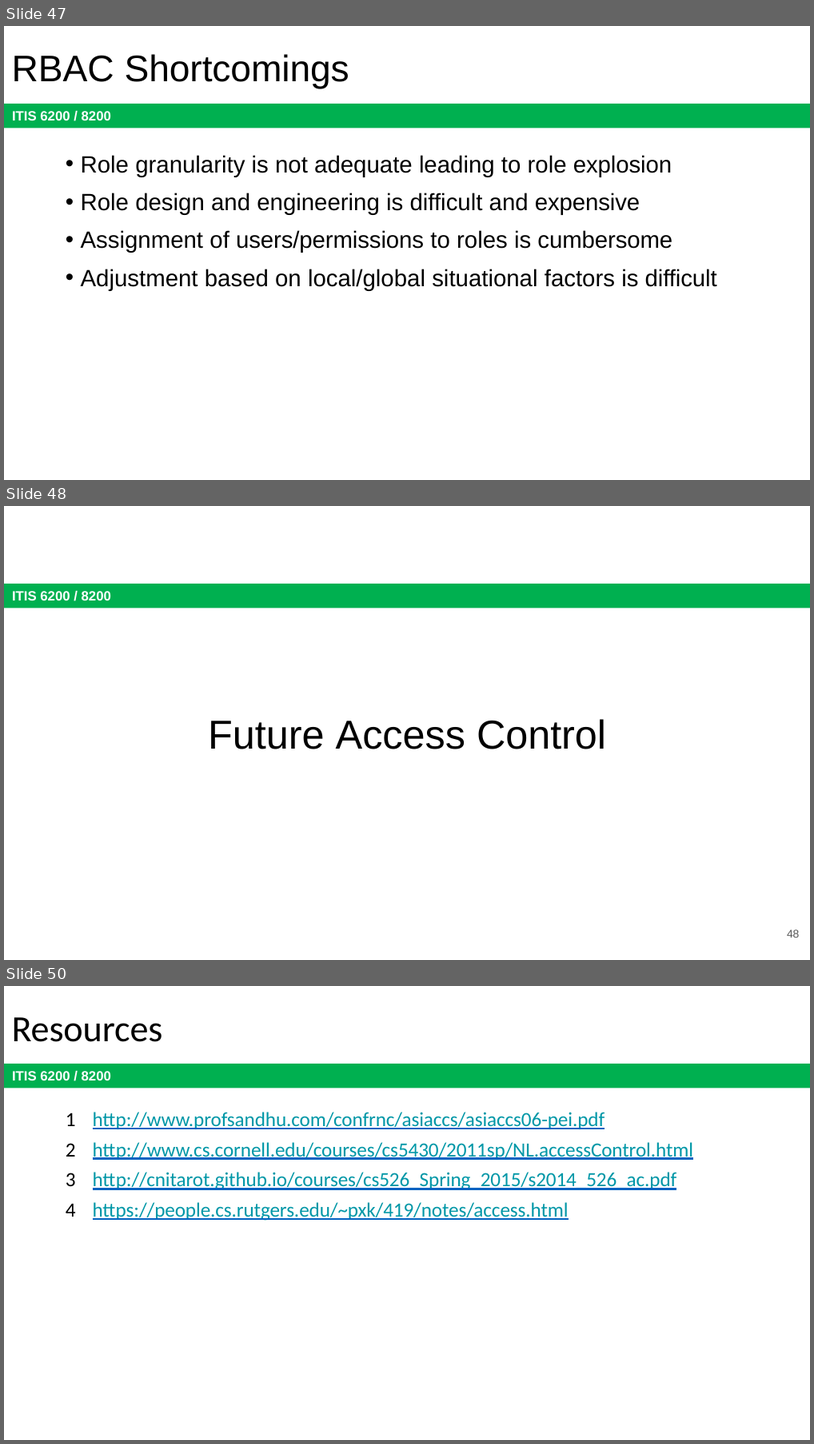
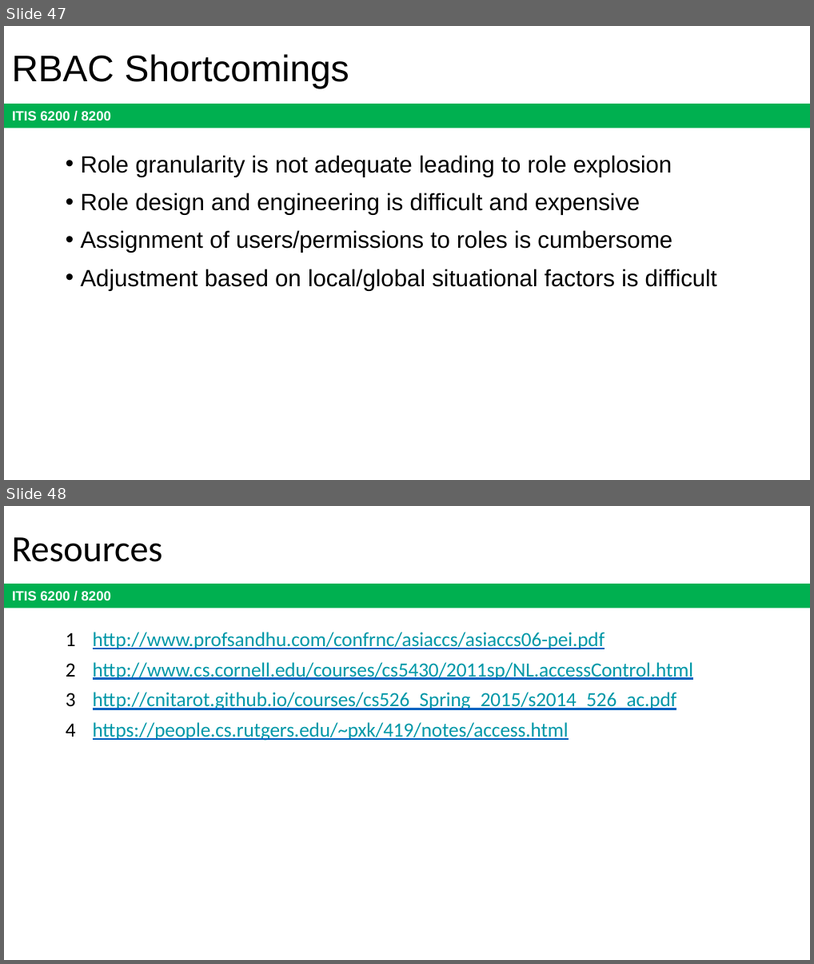
Before and after one commit to jx5c/github.io, a slide deck: teaching/ITIS6200/2023fa/lectures/lec09.pptx. Shown one above the other, each under a label of ours: slides 47, 48 and 50 before the commit, slides 47 and 48 after it; the slides between them are not shown. The pictures are 814x1444 and 814x964 pixels, drawn with LibreOffice and Linux fonts; fonts in the diff are those of the drawing. Boxes give left, top, right and bottom in pixels: in the first picture for what was removed or moved away, otherwise in the second. Text is boxed around its words. In the diff, an @@ line names an element or a change of style, - is before the commit and + after.

```diff
--- a/teaching/ITIS6200/2023fa/lectures/lec09.pptx
+++ b/teaching/ITIS6200/2023fa/lectures/lec09.pptx
@@ slide 48 removed at [4, 506, 810, 960], background #FFFFFF; not listed: 1 template element that a slide beside it also shows @@
@@ title removed at [208, 719, 606, 749] @@
-Future Access Control
@@ page number removed at [787, 929, 799, 937] @@
-48
@@ what was slide 50 is now slide 48 @@
```
Also in this commit, not shown: 5 slides changed, 1 other slide removed.
